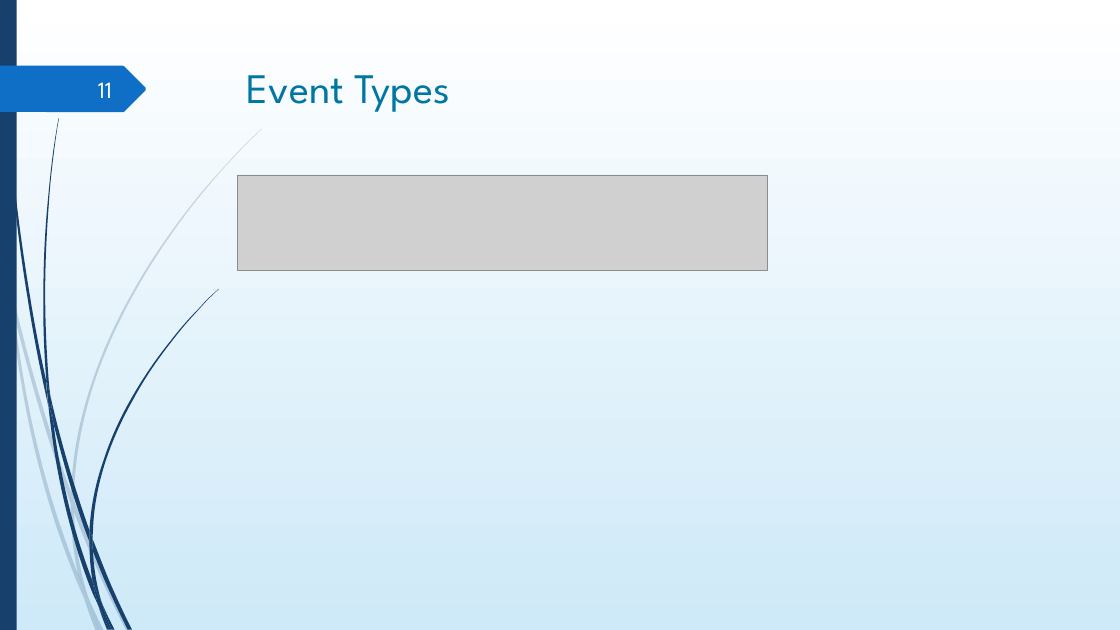
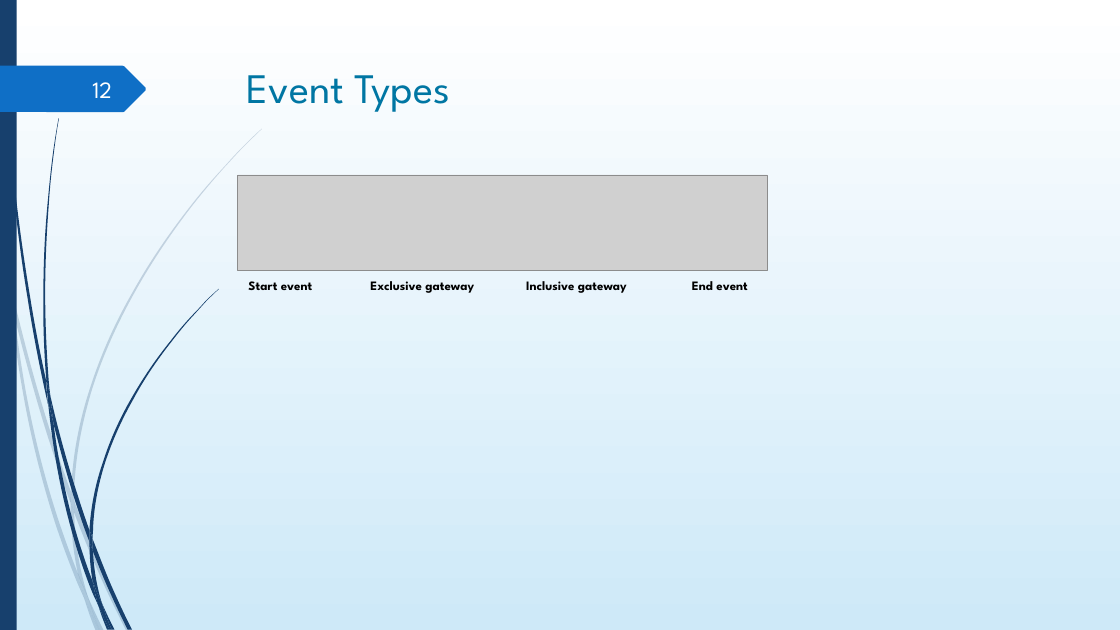
Before and after one commit to DigiBP/digibp-monterosa, a slide deck: slide 12 of Submission Documents/DBP_presentation.pptx (slide 11 before the commit). Drawn at 1120x630 pixels with LibreOffice and Linux fonts; fonts in the diff are those of the drawing; grey boxes stand for pictures; background and template pictures are left out. Boxes give left, top, right and bottom in pixels: in the first picture for what was removed or moved away, otherwise in the second. Text is boxed around its words. In the diff, an @@ line names an element or a change of style, - is before the commit and + after.

```diff
--- a/Submission Documents/DBP_presentation.pptx
+++ b/Submission Documents/DBP_presentation.pptx
@@ page number at bbox=[92, 82, 112, 98]: text changed @@
-11
+12
@@ text added at bbox=[248, 281, 312, 290], 11 pt, text #000000, bold @@
+Start event
@@ text added at bbox=[370, 281, 474, 293], 11 pt, text #000000, bold @@
+Exclusive gateway
@@ text added at bbox=[526, 281, 627, 293], 11 pt, text #000000, bold @@
+Inclusive gateway
@@ text added at bbox=[692, 281, 747, 290], 11 pt, text #000000, bold @@
+End event
```
Also in this commit, not shown: 4 other slides changed, 2 slides added.
